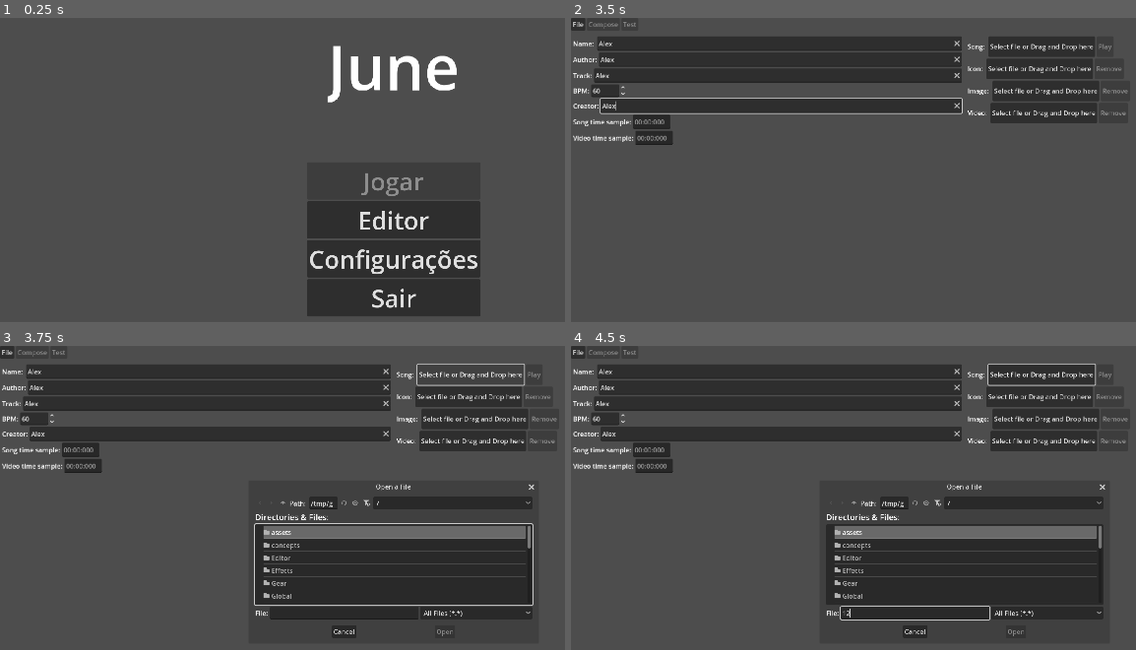
Above: before the commit, frames 1-4 (two rows, left to right).
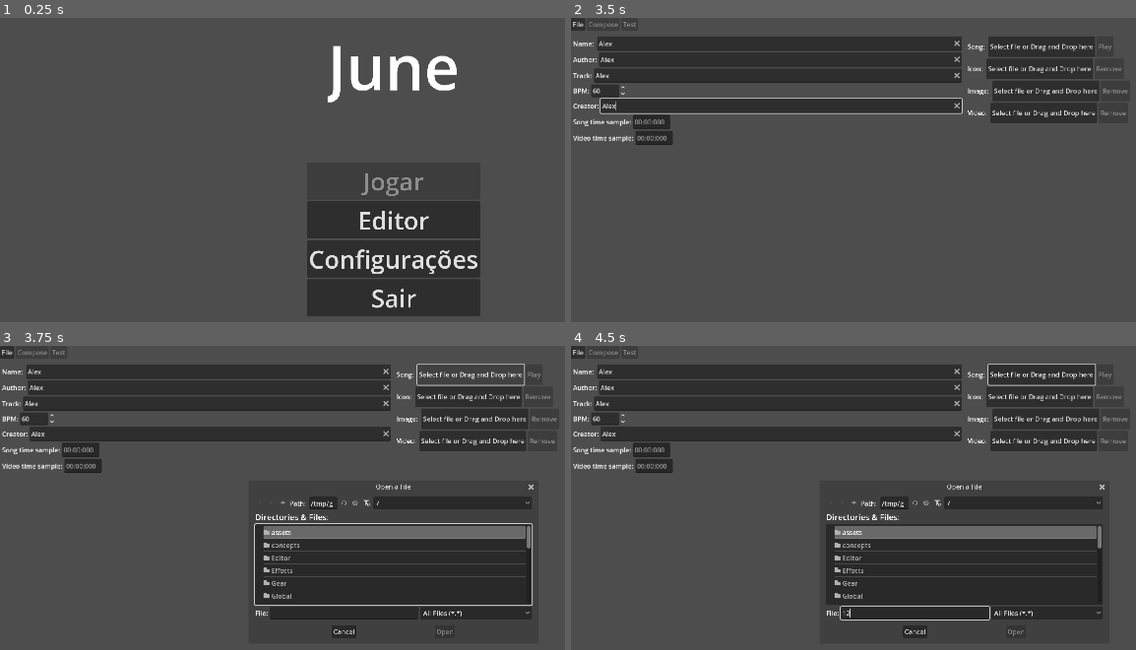
Above: after the commit, the same moments.

Repository: NothermanVEVO/June
Game: Godot game, scene res://Screens/StartScreen.tscn
The game is run twice, just before and just after one commit, with the same random seed, the same clock (stepped at 60 frames per second) and the same inputs.
Inputs (mouse positions are in pixels of both pictures, inside the frame that each line leads up to):
- Up to frame 1 (0.25 s): no input
- Up to frame 2 (3.5 s): tap Enter (ui_accept) at 0.5, 0.77 s; move the mouse to (outside the picture) at 0.52 s; press the mouse at (outside the picture) at 0.53 s; hold Right (ui_right) 0.53-1.25 s; tap V (Hold) at 0.8 s; release the mouse at (outside the picture) at 1.25 s; click "Editor" at 1.25 s; click (780, 42) at 2.02 s; type "Alex" at 2.1 s; click (780, 60) at 2.25 s; type "Alex" at 2.33 s; click (780, 75) at 2.48 s; type "Alex" at 2.57 s; click (780, 106) at 2.77 s; type "Alex" at 2.85 s
- Up to frame 3 (3.75 s): click "Select file or Drag and Drop …" at 3.5 s
- Up to frame 4 (4.5 s): click (915, 613) at 4.27 s; type "12" at 4.35 s

Frames 1-2 are identical in both runs. In frame 3, 0.2% of the frame differs, in the area x 73-95%, y 45-90%; in frame 4, less than 0.1%.

Commit message:
2025/09/16 - 003
- Improved the Copy and Paste.

Life quality improvement:
- Notes selected are now always above other notes.

Bug fix:
- Fixed a bug that would cause the selection to select outside notes.

Diff:
--- a/june/Editor/GameEditor.gd
+++ b/june/Editor/GameEditor.gd
@@ -51,6 +51,8 @@
 const _HOLDING_SPEED_DELAY : float = 0.30
 
 var _copied_notes : Array[Note] = []
+var _gear_type_copied_notes : int = -1
+var _song_time_when_copied : float = 0.0
 
 signal changed
 
@@ -144,7 +146,23 @@
 				_clear_selected_long_notes()
 
 	if Input.is_action_just_pressed("Copy"):
-		_copied_notes = _selected_notes.duplicate()
+		if _selected_notes:
+			_gear_type_copied_notes = gear.get_type()
+			_song_time_when_copied = Song.get_time()
+			for note in _copied_notes:
+				note.queue_free()
+			_copied_notes.clear()
+		for note in _selected_notes:
+			if note is HoldNoteEditor:
+				var new_note := HoldNoteEditor.new(note.get_start_time(), note.get_end_time())
+				new_note.powered = note.powered
+				new_note.set_idx(note.get_idx())
+				_copied_notes.append(new_note)
+			else:
+				var new_note := NoteEditor.new(note.get_time())
+				new_note.powered = note.powered
+				new_note.set_idx(note.get_idx())
+				_copied_notes.append(new_note)
 	if Input.is_action_just_pressed("Paste"):
 		_paste()
 
@@ -484,9 +502,14 @@
 			rect.size = (get_global_mouse_position() - (_start_mouse_click_position + global_position))
 			rect = rect.abs()
 			_clear_selected_notes()
-			_selected_notes = gear.get_global_note_intersected_rects(rect)
-			for notes in _selected_notes:
-				notes.set_selected_highlight(true)
+			var intersected_notes := gear.get_global_note_intersected_rects(rect)
+			for note in intersected_notes:
+				#if not note.visible or (note is HoldNoteEditor and (note.get_start_time() > Song.get_time() + Gear.MAX_TIME_Y() or note.get_end_time() < Song.get_time())
+				#) or (note is NoteEditor and (note.get_time() > Song.get_time() + Gear.MAX_TIME_Y() or note.get_time() < Song.get_time())):
+					#pass
+				#else:
+					_selected_notes.append(note)
+					note.set_selected_highlight(true)
 			_mouse_selection.set_rect(Rect2(0, 0, 0, 0))
 
 func _handle_selected_item_tap() -> void:
@@ -646,17 +669,40 @@
 		_currently_sample_long_note.visible = false
 
 func _paste() -> void:
-	if _copied_notes:
-		for note in _copied_notes:
-			if not is_instance_valid(note):
-				_copied_notes.clear()
-				return
+	if not _copied_notes or gear.get_type() != _gear_type_copied_notes:
+		return
 	changed.emit()
+	_clear_selected_notes()
+	var time_copied_difference := Song.get_time() - _song_time_when_copied
+	var highest_grid_time := _get_highest_grid_time()
+	var highest_time : float = 0.0
+
+	for note in _copied_notes:
+		if note is HoldNoteEditor and note.get_end_time() + time_copied_difference > highest_time:
+			highest_time = note.get_end_time() + time_copied_difference
+		elif note is NoteEditor and note.get_time() + time_copied_difference > highest_time:
+			highest_time = note.get_time() + time_copied_difference
+
+	if highest_time > highest_grid_time:
+		time_copied_difference -= highest_time - highest_grid_time
+
 	for note in _copied_notes:
 		if note is HoldNoteEditor:
-			gear.add_note_at(note.get_idx(), HoldNoteEditor.new(note.get_start_time(), note.get_end_time()), true)
+			var new_note := HoldNoteEditor.new(_get_closest_grid_time_pos(note.get_start_time() + time_copied_difference), _get_closest_grid_time_pos(note.get_end_time() + time_copied_difference))
+			new_note.powered = note.powered
+			if new_note.get_end_time() > highest_grid_time:
+				new_note.set_time(new_note.get_start_time() - (highest_grid_time - new_note.get_end_time()))
+			new_note.set_selected_highlight(true)
+			gear.add_note_at(note.get_idx(), new_note, true)
+			_selected_notes.append(new_note)
 		else:
-			gear.add_note_at(note.get_idx(), NoteEditor.new(note.get_time()), true)
+			var new_note := NoteEditor.new(_get_closest_grid_time_pos(note.get_time() + time_copied_difference))
+			new_note.powered = note.powered
+			if new_note.get_time() > highest_grid_time:
+				new_note.set_time(highest_grid_time)
+			new_note.set_selected_highlight(true)
+			gear.add_note_at(note.get_idx(), new_note, true)
+			_selected_notes.append(new_note)
 
 func _get_time_difference_y() -> float:
 	var mouse_pos : Vector2 = get_local_mouse_position()
--- a/june/Editor/HoldNoteEditor.gd
+++ b/june/Editor/HoldNoteEditor.gd
@@ -64,7 +64,7 @@
 	if is_selected():
 		top_button.visible = true
 		bottom_button.visible = true
-		top_button.position = _end_note.position - Vector2(0, float(Note.height) / 8)
+		top_button.position = _end_note.position# + Vector2(0, float(Note.height))
 		bottom_button.position = _start_note.position + Vector2(0, float(Note.height) / 4)
 	else:
 		top_button.visible = false
@@ -107,6 +107,12 @@
 func set_selected_highlight(selected : bool) -> void:
 	_is_selected = selected
 	_set_highlight(selected)
+
+	if selected:
+		z_index = 2
+	else:
+		z_index = 1
+
 	if selected:
 		if _is_valid:
 			_shader_material.set_shader_parameter("shade_color", Vector4(1.0, 1.0, 1.0, 0.5))
--- a/june/Editor/MenuBar/File.gd
+++ b/june/Editor/MenuBar/File.gd
@@ -59,6 +59,9 @@
 		Choices.EXPORT:
 			export_file()
 		Choices.QUIT:
+			if Editor.editor_composer and Editor.editor_composer.editor_menu_bar and Editor.editor_composer.editor_menu_bar.game and Editor.editor_composer.editor_menu_bar.game._copied_notes: ## AVOIDS MEMORY LEAK
+				for note in Editor.editor_composer.editor_menu_bar.game._copied_notes:
+					note.queue_free()
 			_quit()
 
 func _confirmation_dialog_confirmed() -> void:
--- a/june/Editor/NoteEditor.gd
+++ b/june/Editor/NoteEditor.gd
@@ -56,6 +56,12 @@
 func set_selected_highlight(selected : bool) -> void:
 	_is_selected = selected
 	_set_highlight(selected)
+
+	if selected:
+		z_index = 2
+	else:
+		z_index = 1
+
 	if selected:
 		if _is_valid:
 			_shader_material.set_shader_parameter("shade_color", Vector4(1.0, 1.0, 1.0, 0.5))
--- a/june/Gear/Gear.gd
+++ b/june/Gear/Gear.gd
@@ -244,6 +244,9 @@
 	var array : Array[Note] = []
 	for note_holder in _note_holders:
 		for note in note_holder.get_notes_array():
+			if not note.visible or (note is HoldNoteEditor and (note.get_start_time() > Song.get_time() + Gear.MAX_TIME_Y() or note.get_end_time() < Song.get_time())
+				) or (note is NoteEditor and (note.get_time() > Song.get_time() + Gear.MAX_TIME_Y() or note.get_time() < Song.get_time())):
+					continue
 			if note is HoldNote and rect.intersects(note.get_global_hold_rect(), true):
 				array.append(note)
 			elif rect.intersects(note.get_global_rect(), true):
